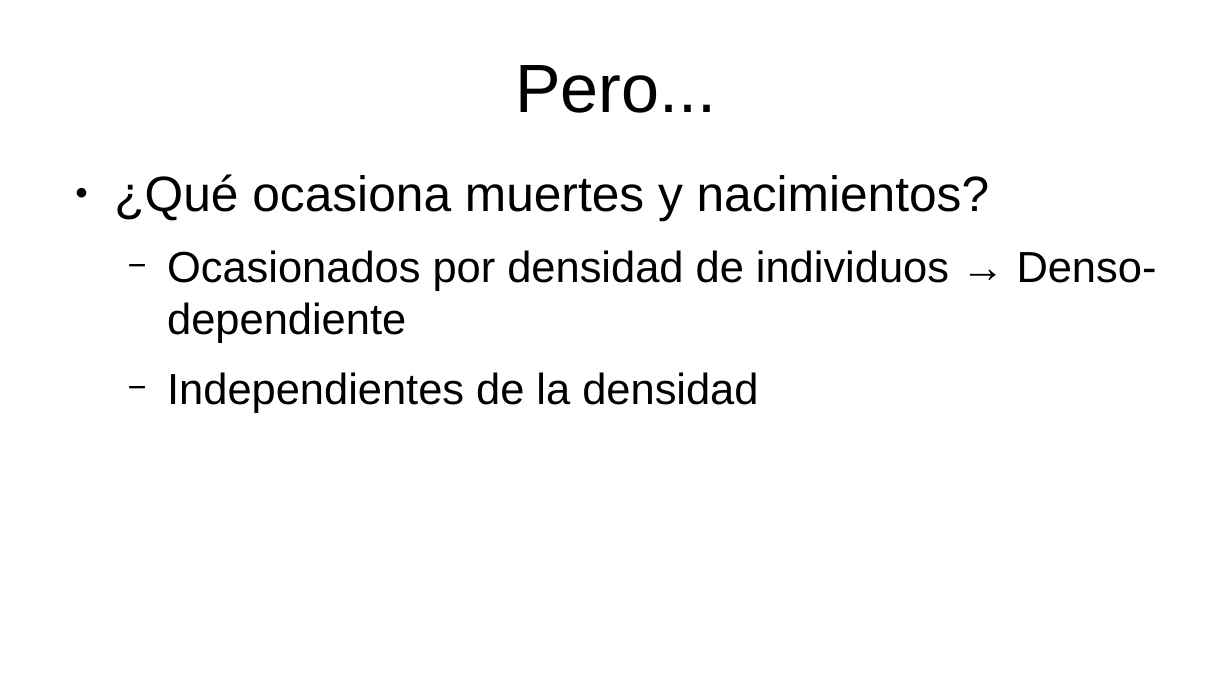
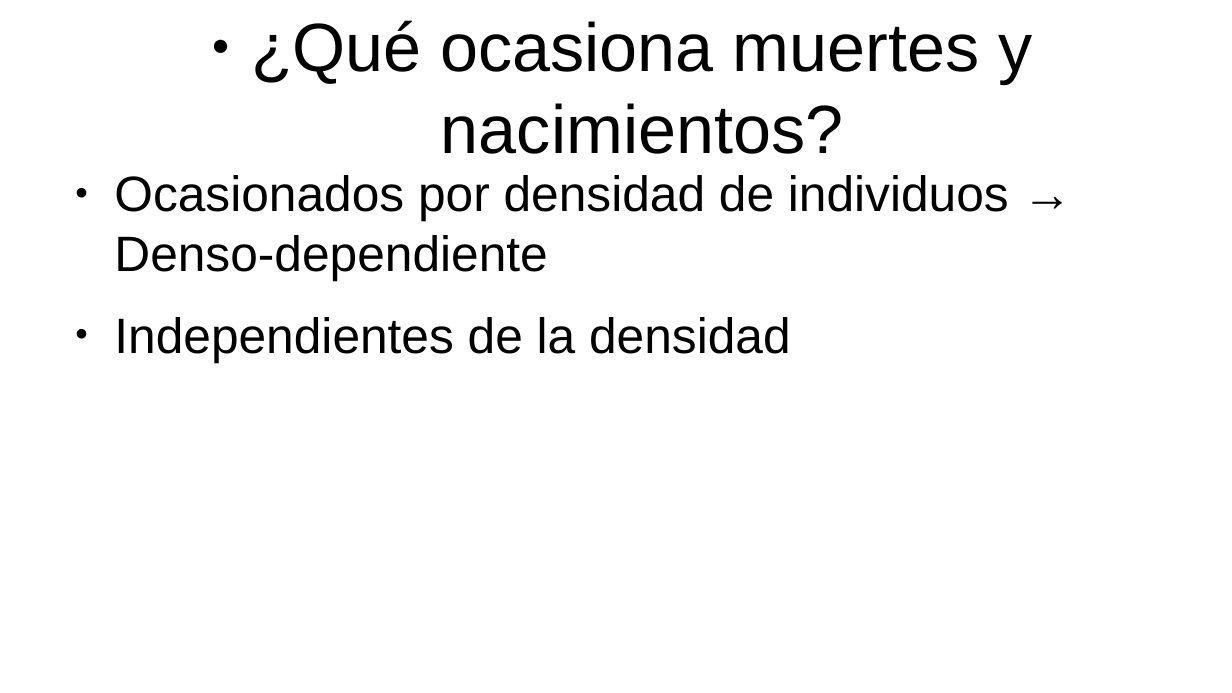
Before and after one commit to gerardommc/Ecologia-poblaciones, a slide deck: slide 20 of Unidad-2/Regulacion-poblaciones.odp (slide 4 before the commit). Drawn at 1232x693 pixels with LibreOffice and Linux fonts; fonts in the diff are those of the drawing. Boxes give left, top, right and bottom in pixels: in the first picture for what was removed or moved away, otherwise in the second. Text is boxed around its words. In the diff, an @@ line names an element or a change of style, - is before the commit and + after.

```diff
--- a/Unidad-2/Regulacion-poblaciones.odp
+++ b/Unidad-2/Regulacion-poblaciones.odp
@@ title added at [251,20,1032,154], 44 pt, text #000000 @@
+● ¿Qué ocasiona muertes y nacimientos?
@@ title removed at [515,65,716,113] @@
-Pero...
@@ text "Ocasionados por densidad de individuos ..." at [114,175,1009,362]: size 28 to 32 pt; bullet − to ●; list level 2 to 1 in "Ocasionados por densidad de individuos ..."; list level 2 to 1 in "Independientes de la densidad" @@
@@ text at [114,174,990,221]: paragraph removed @@
-● ¿Qué ocasiona muertes y nacimientos?
```
Also in this commit, not shown: 5 other slides changed, 12 slides added, 1 slide removed, 5 other files.
